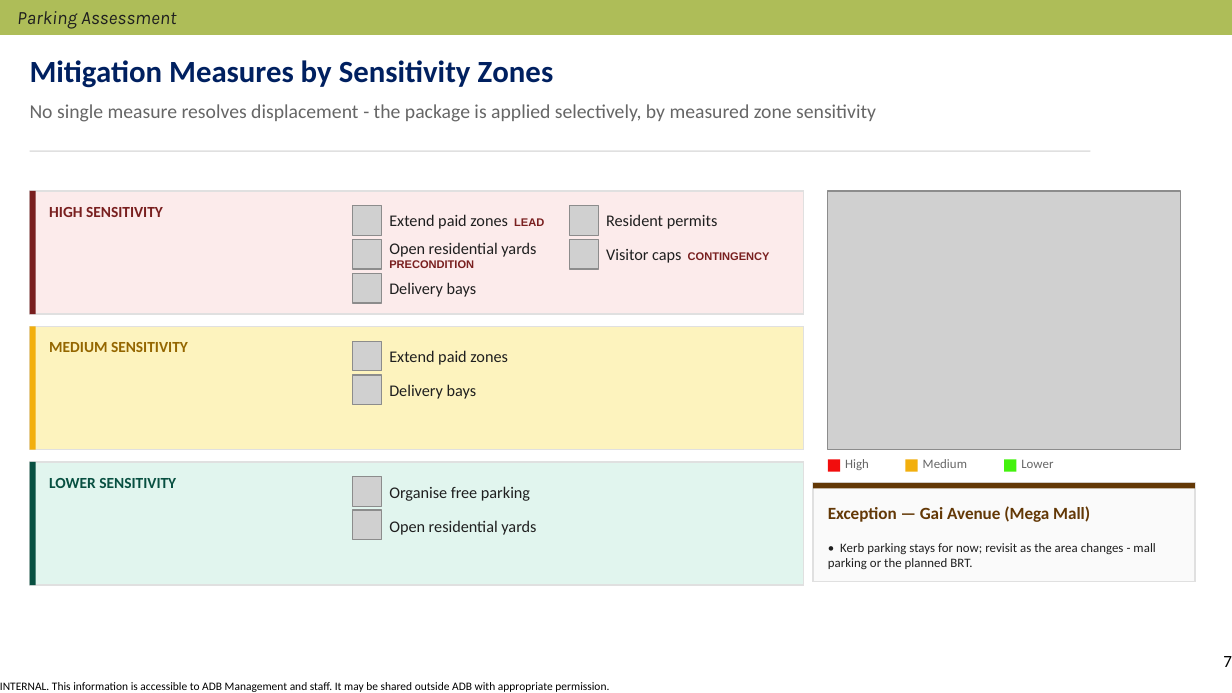
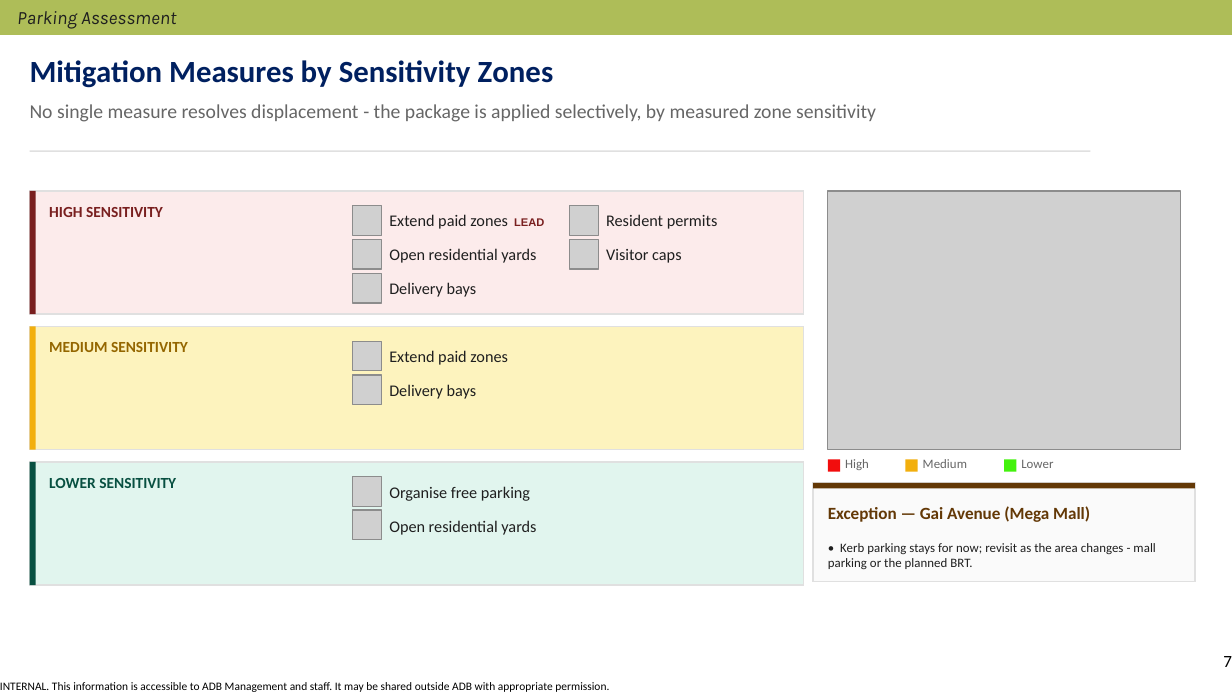
Before and after one commit to Urbanoise/Yerevan-Parking, a slide deck: slide 7 of Final Presentation/Parking Slides - 22072026.pptx. Drawn at 1232x693 pixels with LibreOffice and Linux fonts; fonts in the diff are those of the drawing; grey boxes stand for pictures; background and template pictures are left out. Boxes give left, top, right and bottom in pixels: in the first picture for what was removed or moved away, otherwise in the second. Text is boxed around its words. In the diff, an @@ line names an element or a change of style, - is before the commit and + after.

```diff
--- a/Final Presentation/Parking Slides - 22072026.pptx
+++ b/Final Presentation/Parking Slides - 22072026.pptx
@@ text at bbox=[389, 248, 536, 263]: text changed @@
-Open residential yards PRECONDITION
+Open residential yards
@@ text at bbox=[606, 249, 681, 263]: text changed @@
-Visitor caps CONTINGENCY
+Visitor caps
```
Also in this commit, not shown: 2 other slides changed, 16 other files.
